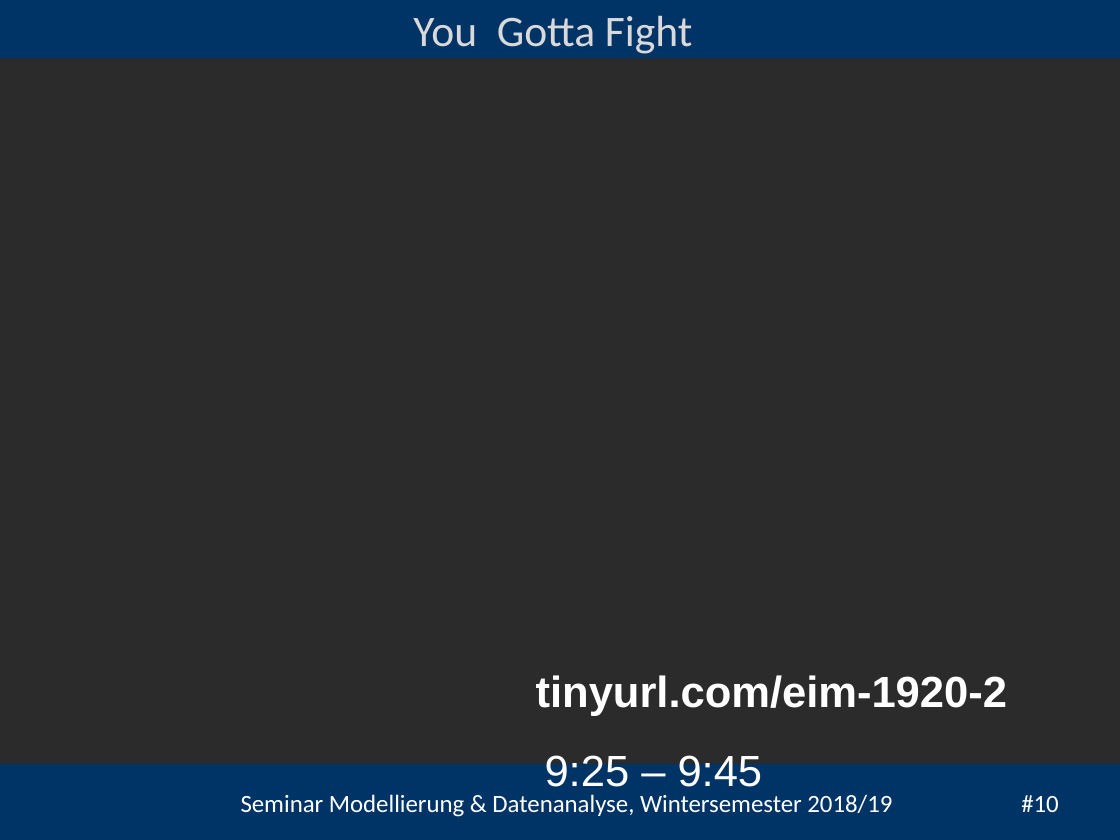
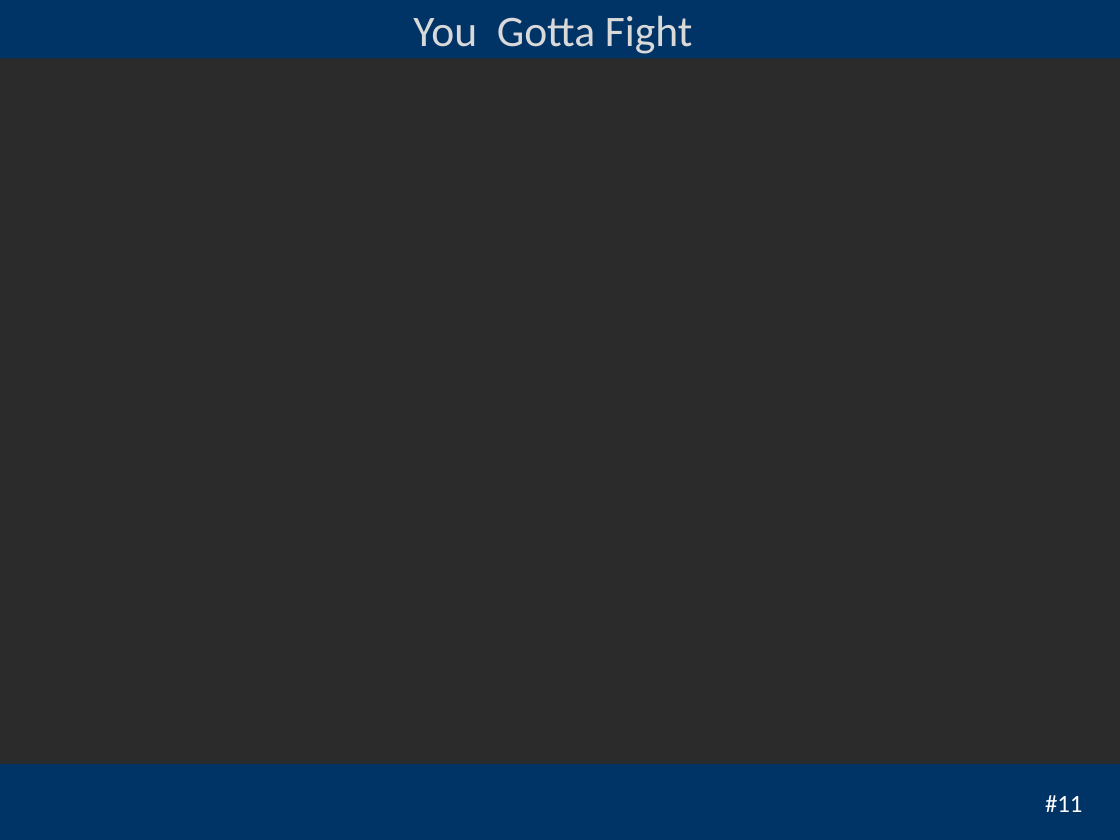
Before and after one commit to heistermann/Einf_Modellierung, a slide deck: slide 11 of Termin_2/folien/Termin_2_Populationsmodelle.pptx (slide 10 before the commit). Drawn at 1120x840 pixels with LibreOffice and Linux fonts; fonts in the diff are those of the drawing; background and template pictures are left out; a plain dark background stands for a picture behind light text. Boxes give left, top, right and bottom in pixels: in the first picture for what was removed or moved away, otherwise in the second. Text is boxed around its words. In the diff, an @@ line names an element or a change of style, - is before the commit and + after.

```diff
--- a/Termin_2/folien/Termin_2_Populationsmodelle.pptx
+++ b/Termin_2/folien/Termin_2_Populationsmodelle.pptx
@@ text removed at [536,675,1007,716] @@
-tinyurl.com/eim-1920-2
@@ text removed at [545,751,763,795] @@
-9:25 – 9:45
@@ text removed at [241,794,1059,817] @@
-Seminar Modellierung & Datenanalyse, Wintersemester 2018/19 #10
@@ page number added at [1045,795,1082,812], 16 pt, text #FFFFFF @@
+#11
```
Also in this commit, not shown: 9 other slides changed, 1 slide added, 1 other file.
